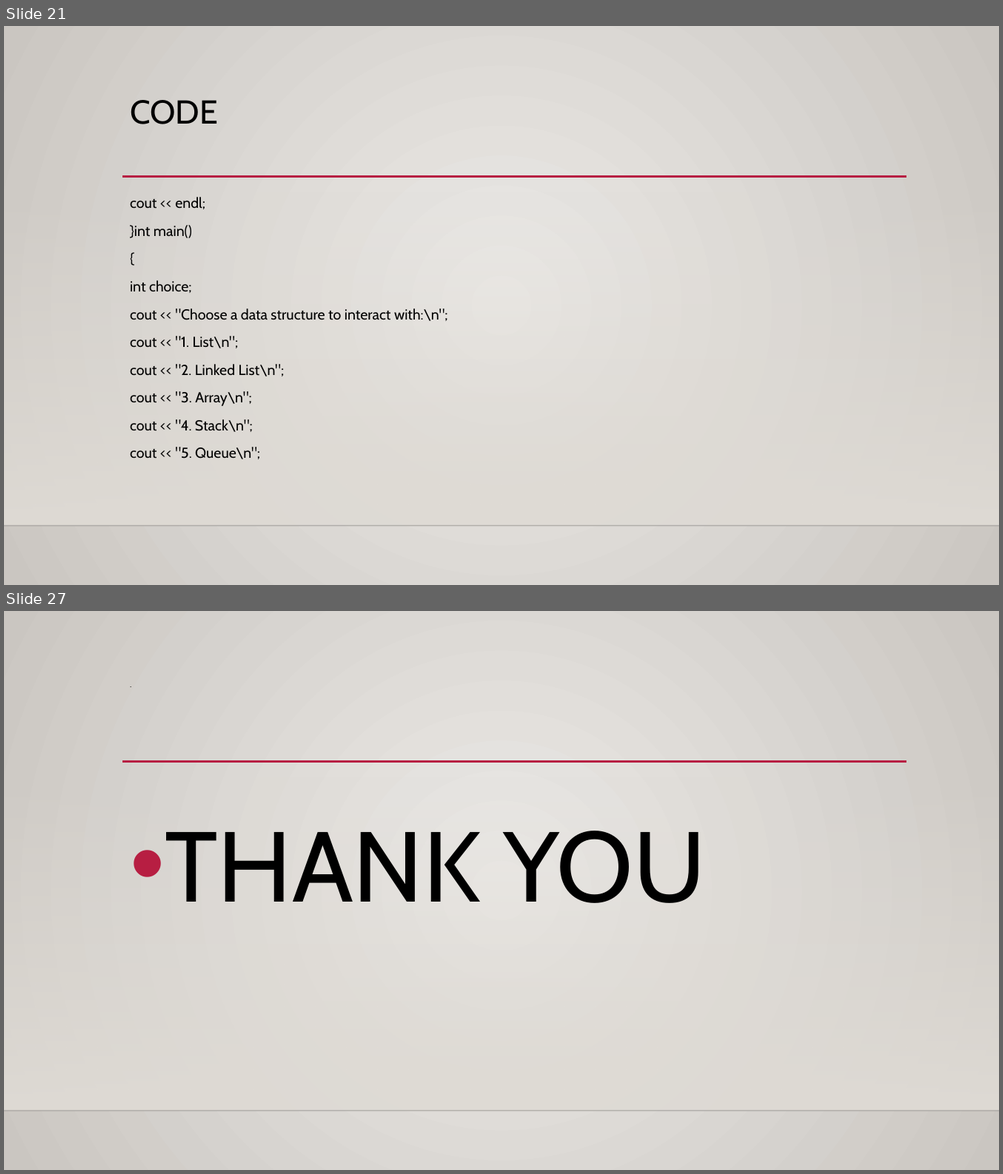
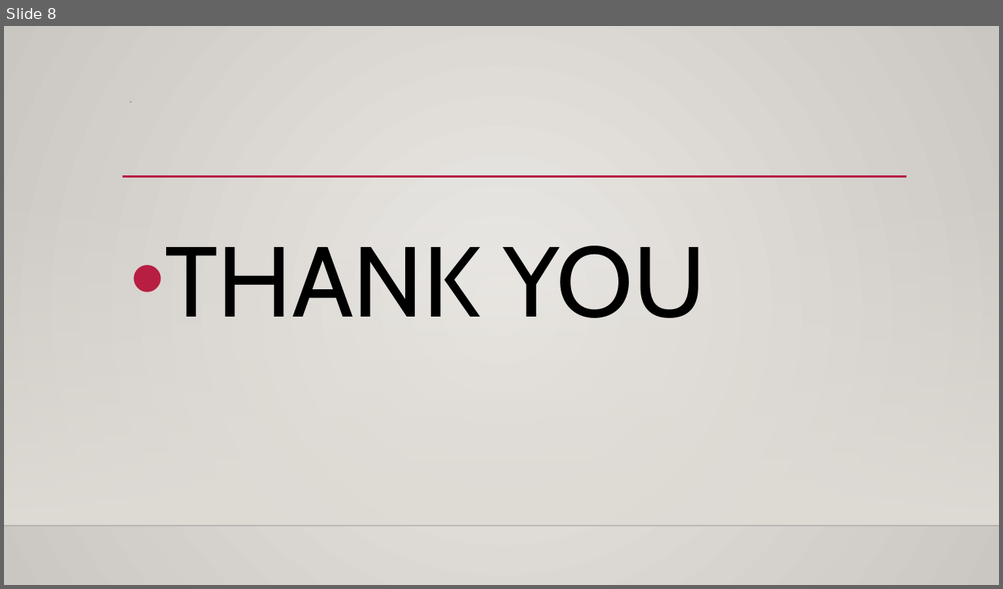
Before and after one commit to Abhigna1975/ART-GALLERY-MANAGEMENT-SYSTEM-PROJECT, a slide deck: Art Gallery Management System ppt.pptx. Shown one above the other, each under a label of ours: slides 21 and 27 before the commit, slide 8 after it; the slides between them are not shown. The pictures are 1003x1174 and 1003x589 pixels, drawn with LibreOffice and Linux fonts; fonts in the diff are those of the drawing; background and template pictures are left out. Boxes give left, top, right and bottom in pixels: in the first picture for what was removed or moved away, otherwise in the second. Text is boxed around its words. In the diff, an @@ line names an element or a change of style, - is before the commit and + after.

```diff
--- a/Art Gallery Management System ppt.pptx
+++ b/Art Gallery Management System ppt.pptx
@@ slide 21 removed at (4,26,999,585), background gradient #ECEAE7 to #CAC7C1; not listed: 3 template elements that a slide beside it also shows @@
@@ title removed at (130,100,218,124) @@
-CODE
@@ text removed at (130,197,448,460) @@
-cout << endl;
-}int main()
-{
-int choice;
-cout << "Choose a data structure to interact with:\n";
-cout << "1. List\n";
-cout << "2. Linked List\n";
-cout << "3. Array\n";
-cout << "4. Stack\n";
-cout << "5. Queue\n";
@@ what was slide 27 is now slide 8 @@
```
Also in this commit, not shown: 7 slides changed, 18 other slides removed, 31 other files.
